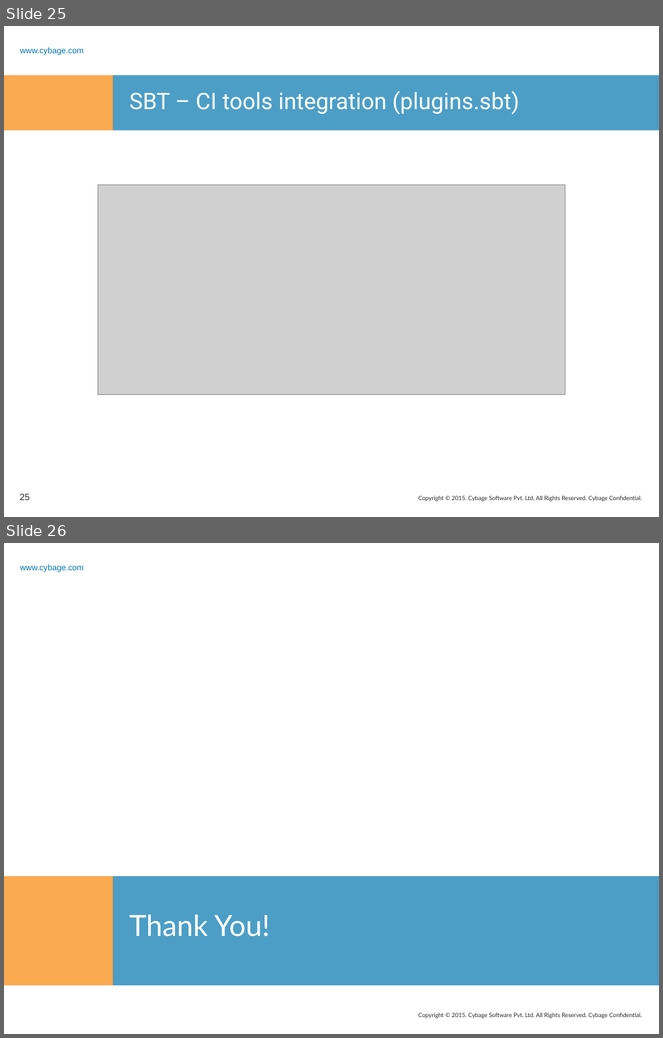
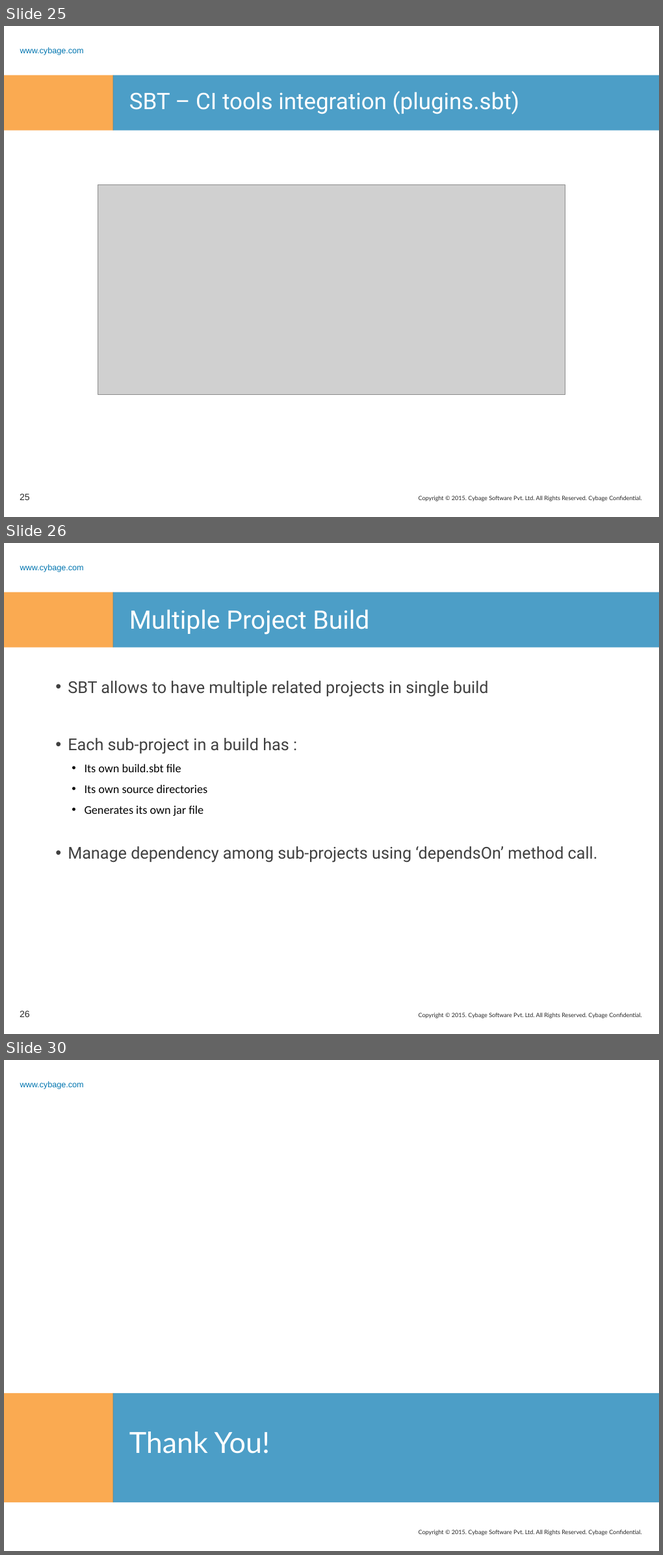
Before and after one commit to rashmitk/Documentation, a slide deck: SBT/SBT.pptx. Shown one above the other, each under a label of ours: slides 25 and 26 before the commit, slides 25, 26 and 30 after it; the slides between them are not shown. The pictures are 663x1038 and 663x1555 pixels, drawn with LibreOffice and Linux fonts; fonts in the diff are those of the drawing; grey boxes stand for pictures; background and template pictures are left out. Boxes give left, top, right and bottom in pixels: in the first picture for what was removed or moved away, otherwise in the second. Text is boxed around its words. In the diff, an @@ line names an element or a change of style, - is before the commit and + after.

Commit message:
Added slides for MultiProject build

```diff
--- a/SBT/SBT.pptx
+++ b/SBT/SBT.pptx
@@ slide 26 added at [4,543,659,1034], background #FFFFFF; not listed: 5 template elements that a slide beside it also shows @@
@@ title added at [129,609,369,635], 28 pt, text #FFFFFF @@
+Multiple Project Build
@@ text added at [68,681,598,863], 18 pt, text #404040 @@
+• SBT allows to have multiple related projects in single build
+• Each sub-project in a build has :
+  • Its own build.sbt file
+  • Its own source directories
+  • Generates its own jar file
+• Manage dependency among sub-projects using ‘dependsOn’ method call.
@@ page number added at [20,1011,30,1017], 10 pt, text #262626 @@
+26
@@ what was slide 26 is now slide 30 @@
```
Also in this commit, not shown: 1 slide changed, 3 other slides added, 1 slide removed.
